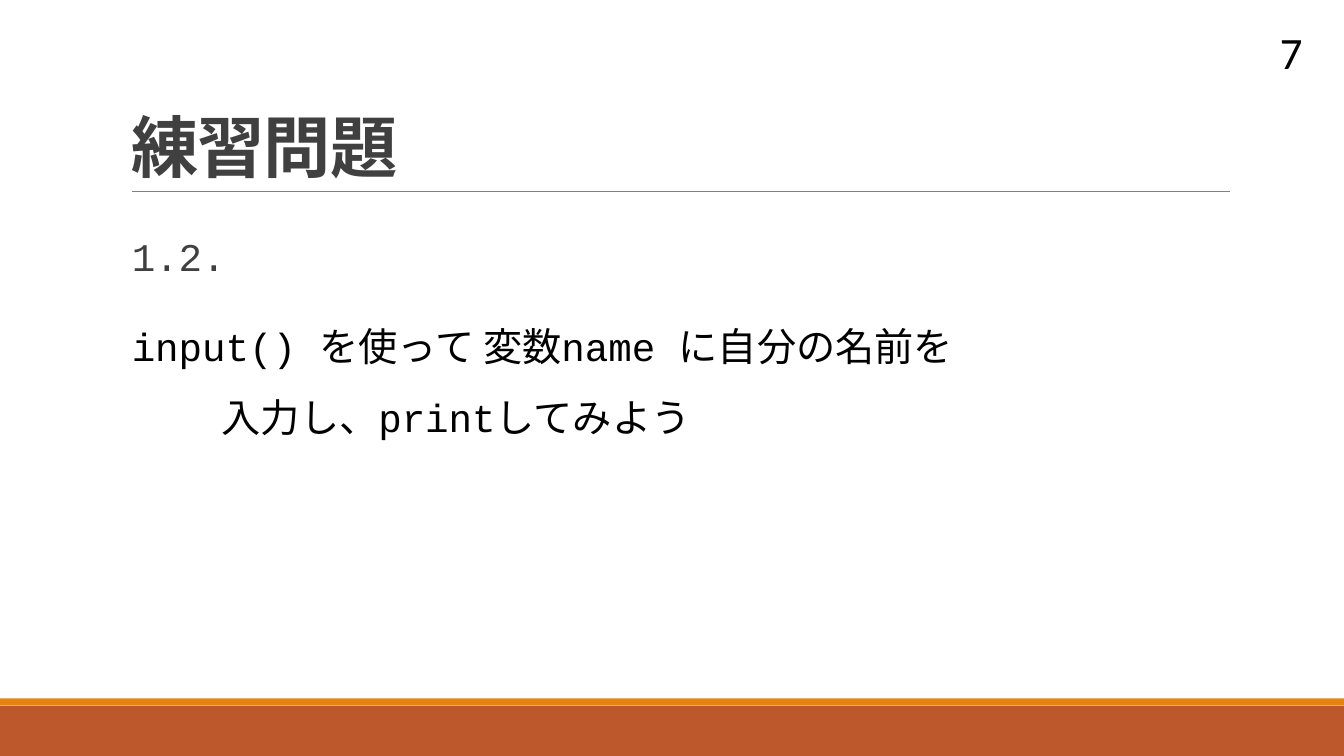
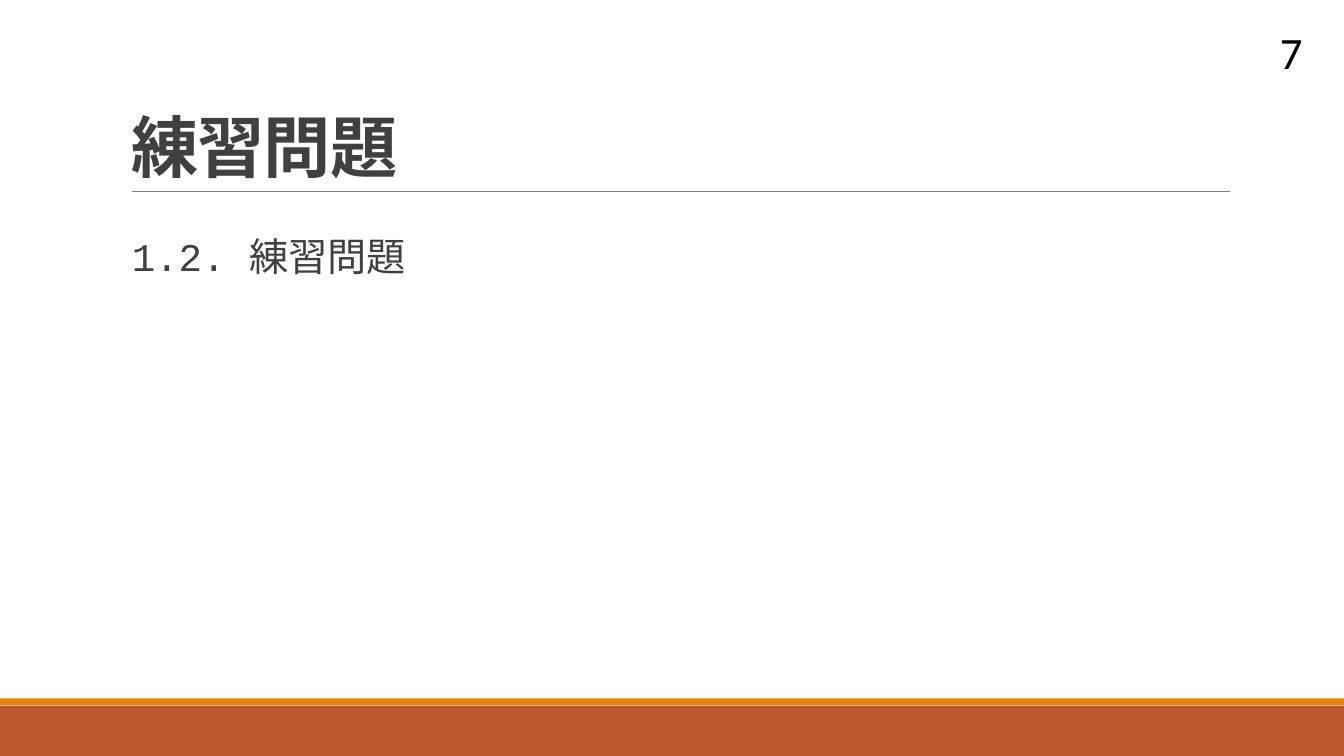
Before and after one commit to navy1634/Teach, a slide deck: slide 7 of 20230711/unit03.pptx. Drawn at 1344x756 pixels with LibreOffice and Linux fonts; fonts in the diff are those of the drawing. Boxes give left, top, right and bottom in pixels: in the first picture for what was removed or moved away, otherwise in the second. Text is boxed around its words. In the diff, an @@ line names an element or a change of style, - is before the commit and + after.

```diff
--- a/20230711/unit03.pptx
+++ b/20230711/unit03.pptx
@@ text at (x1=132, y1=238, x2=406, y2=275): text changed; text colour #000000 to #404040 @@
-  1.2.
-  input() を使って 変数name に自分の名前を
-  入力し、printしてみよう
+  1.2. 練習問題
```
Also in this commit, not shown: 8 other slides changed, 1 slide removed, 1 other file.
